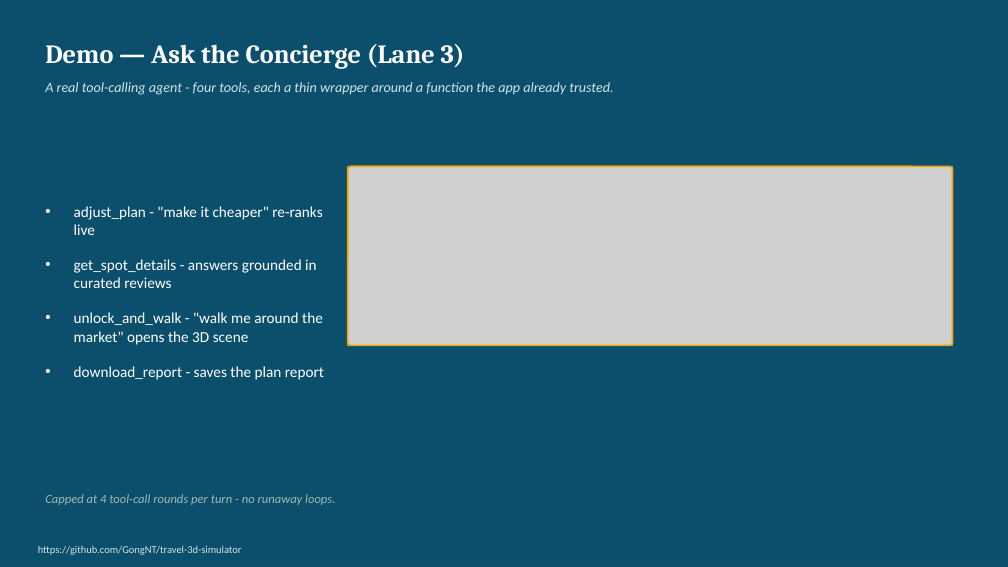
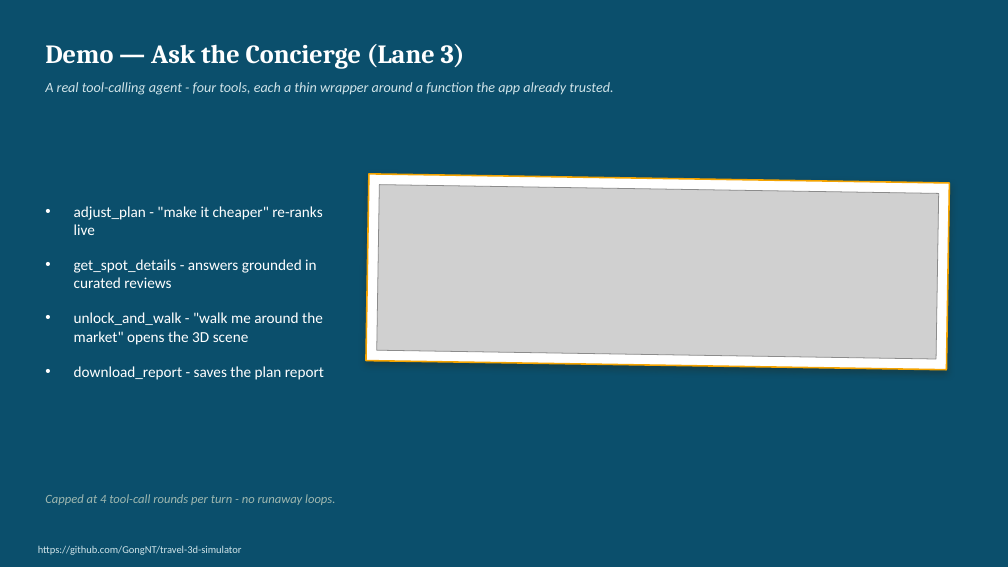
Before and after one commit to GongNT/travel-3d-simulator, a slide deck: slide 7 of report/Final_Presentation.pptx. Drawn at 1008x567 pixels with LibreOffice and Linux fonts; fonts in the diff are those of the drawing; grey boxes stand for pictures. Boxes give left, top, right and bottom in pixels: in the first picture for what was removed or moved away, otherwise in the second. Text is boxed around its words. In the diff, an @@ line names an element or a change of style, - is before the commit and + after.

Commit message:
Reconcile report and deck with recaptured screenshots and fix overlaps
Recaptured screenshots after the token pricing update show Promenade des Anglais as the top-ranked example instead of Cours Saleya Market; updates every caption and prose reference in the report and deck to match. Also fixes several title/body text overlaps and stale content introduced when the deck was reformatted in Google Slides.

```diff
--- a/report/Final_Presentation.pptx
+++ b/report/Final_Presentation.pptx
@@ rounded rectangle removed at (348, 166, 953, 346) @@
@@ rectangle added at (366, 174, 950, 370), fill #FFFFFF, outline #F4A300 1.5 pt @@
@@ picture: place and size @@
-picture at (348, 166, 953, 346)
+picture at (377, 185, 939, 359)
```
Also in this commit, not shown: 9 other slides changed, 8 other files.
